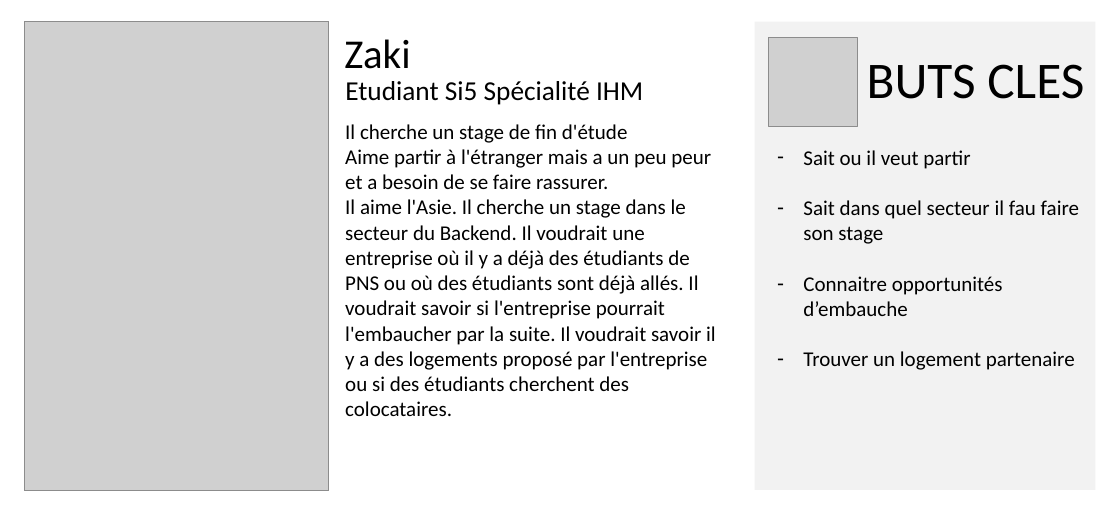
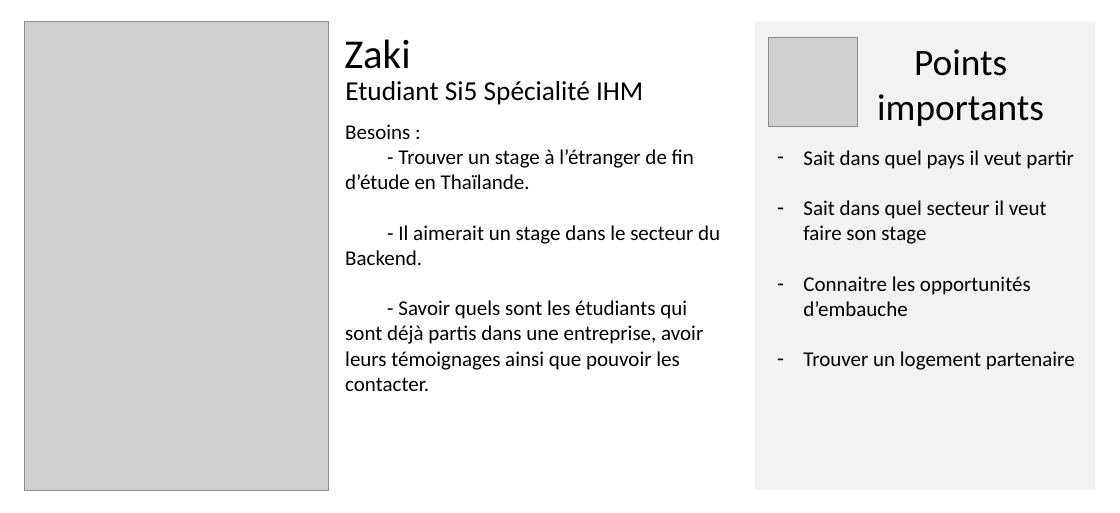
Before and after one commit to wanghanting/2018-2019-ps6-huang-ma-jia, a slide deck: slide 1 of personna_scenario/personnas.pptx. Drawn at 1120x513 pixels with LibreOffice and Linux fonts; fonts in the diff are those of the drawing; grey boxes stand for pictures. Boxes give left, top, right and bottom in pixels: in the first picture for what was removed or moved away, otherwise in the second. Text is boxed around its words. In the diff, an @@ line names an element or a change of style, - is before the commit and + after.

Commit message:
Modification des personnas suite a la soutenance du mardi 12 mars

```diff
--- a/personna_scenario/personnas.pptx
+++ b/personna_scenario/personnas.pptx
@@ text at (x1=877, y1=49, x2=1044, y2=126): text changed; size 44 to 32 pt @@
-BUTS CLES
+Points importants
@@ text at (x1=345, y1=124, x2=720, y2=391): text changed @@
-Il cherche un stage de fin d'étude
-Aime partir à l'étranger mais a un peu peur et a besoin de se faire rassurer.
-Il aime l'Asie. Il cherche un stage dans le secteur du Backend. Il voudrait une entreprise où il y a déjà des étudiants de PNS ou où des étudiants sont déjà allés. Il voudrait savoir si l'entreprise pourrait l'embaucher par la suite. Il voudrait savoir il y a des logements proposé par l'entreprise ou si des étudiants cherchent des colocataires.
+Besoins :
+- Trouver un stage à l’étranger de fin d’étude en Thaïlande.
+- Il aimerait un stage dans le secteur du Backend.
+- Savoir quels sont les étudiants qui sont déjà partis dans une entreprise, avoir leurs témoignages ainsi que pouvoir les contacter.
@@ text at (x1=803, y1=150, x2=1073, y2=316): text changed @@
-– Sait ou il veut partir
-– Sait dans quel secteur il fau faire son stage
-– Connaitre opportunités d’embauche
+– Sait dans quel pays il veut partir
+– Sait dans quel secteur il veut faire son stage
+– Connaitre les opportunités d’embauche
```
Also in this commit, not shown: 1 other slide changed, 1 other file.
